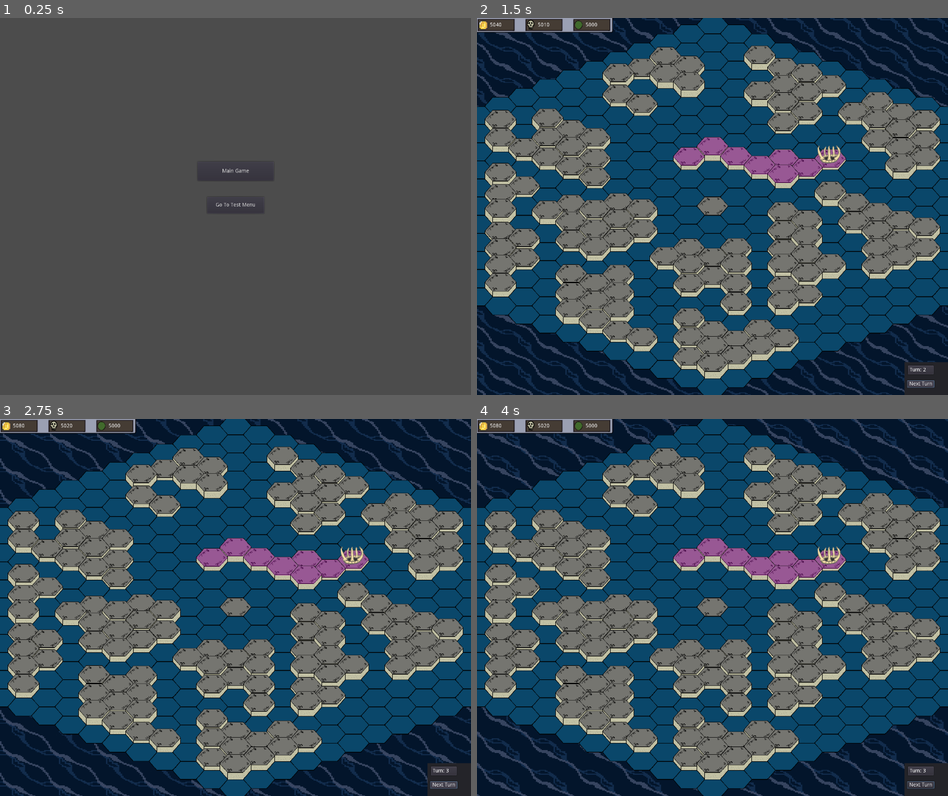
Above: before the commit, frames 1-4 (two rows, left to right).
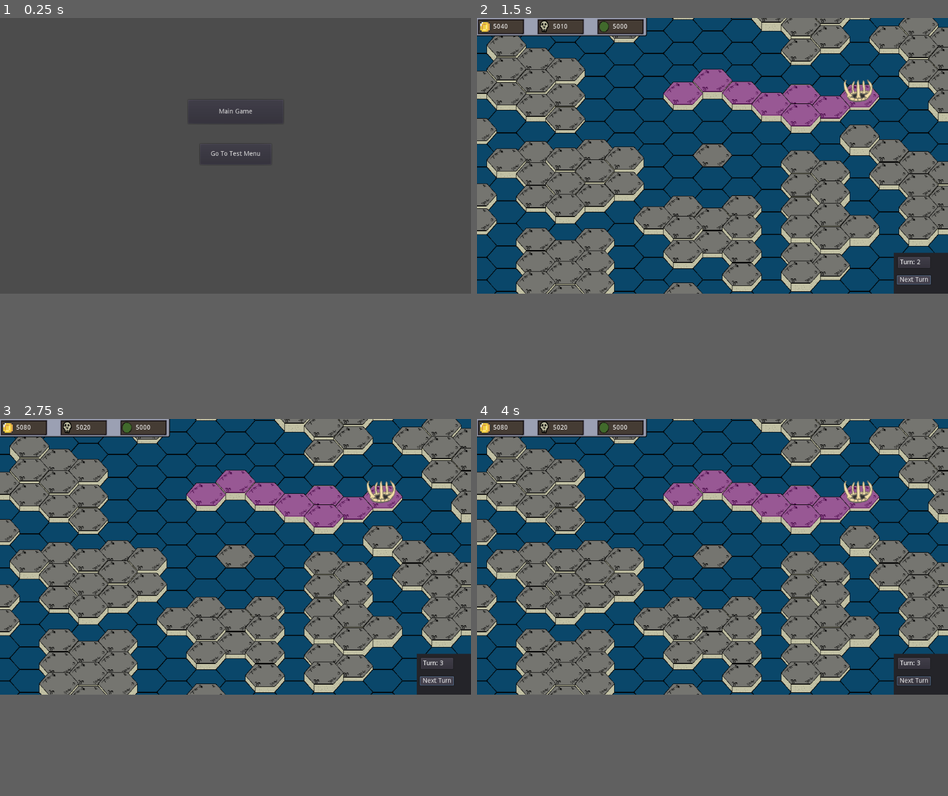
Above: after the commit, the same moments.

Repository: thecaptaincarrot/Sluglords-Of-Undeath
Game: Godot game, scene res://TitleScreen.tscn
Two runs of this game, one before a commit and one after it. Both use one fixed random seed, a clock stepped at 60 frames per second and the inputs below.
Inputs (mouse positions are in pixels of both pictures, inside the frame that each line leads up to):
- Up to frame 1 (0.25 s): no input
- Up to frame 2 (1.5 s): click "Main Game" at 0.5 s; click "Next Turn" at 1.25 s
- Up to frame 3 (2.75 s): click "Next Turn" at 2 s
- Up to frame 4 (4 s): drag from (500, 509) to (500, 611) at 2.77 s; drag from (500, 520) to (500, 633) at 3.52 s
In our replay, the window is 800x640 before the commit and 800x468 after it. These sizes can differ from the game's own. Grey fills any space a smaller window leaves; there, only what the larger window draws over its background counts as a difference.

The runs differ from the first frame. In frame 1, 0.2% of the frame differs, in the area x 41-60%, y 24-52%; in frame 2, 70%; in frame 3, 70%; in frame 4, 70%, in the area x 0-100%, y 0-100%.

Commit message:
Double clicking on a selected hex will open the island menu
It's built on spaghetti, but that spaghetti is hearty and delicious

Diff:
--- a/Hexes/Hex.tscn
+++ b/Hexes/Hex.tscn
@@ -46,19 +46,19 @@
 visible = false
 
 [node name="Selectionhex0" type="Polygon2D" parent="HeightSensitive/SelectionPolys"]
-color = Color( 0.956863, 0.905882, 0.101961, 0.803922 )
+color = Color( 1, 0.984314, 0, 0.498039 )
 
 [node name="Selectionhex1" type="Polygon2D" parent="HeightSensitive/SelectionPolys"]
-color = Color( 0.956863, 0.905882, 0.101961, 0.803922 )
+color = Color( 1, 0.984314, 0, 0.498039 )
 
 [node name="Selectionhex2" type="Polygon2D" parent="HeightSensitive/SelectionPolys"]
-color = Color( 0.956863, 0.905882, 0.101961, 0.803922 )
+color = Color( 1, 0.984314, 0, 0.498039 )
 
 [node name="Selectionhex3" type="Polygon2D" parent="HeightSensitive/SelectionPolys"]
-color = Color( 0.956863, 0.905882, 0.101961, 0.803922 )
+color = Color( 1, 0.984314, 0, 0.498039 )
 
 [node name="Selectionhex4" type="Polygon2D" parent="HeightSensitive/SelectionPolys"]
-color = Color( 0.956863, 0.905882, 0.101961, 0.803922 )
+color = Color( 1, 0.984314, 0, 0.498039 )
 
 [node name="Selectionhex5" type="Polygon2D" parent="HeightSensitive/SelectionPolys"]
-color = Color( 0.956863, 0.905882, 0.101961, 0.803922 )
+color = Color( 1, 0.984314, 0, 0.498039 )
--- a/Hexes/Scripts/Hex.gd
+++ b/Hexes/Scripts/Hex.gd
@@ -35,6 +35,7 @@
 
 var feature
 
+var is_selected = false
 var sea_facing
 # Called when the node enters the scene tree for the first time.
 func _ready():
@@ -124,10 +125,12 @@
 
 
 func select():
+	is_selected = true
 	$HeightSensitive/SelectionPolys.show()
 
 
 func deselect():
+	is_selected = false
 	$HeightSensitive/SelectionPolys.hide()
 
 #Update functions
--- a/Hexes/Scripts/Island.gd
+++ b/Hexes/Scripts/Island.gd
@@ -15,6 +15,8 @@
 var undead_queue = [] #array of the undead queue
 
 var recruitment_capacity = 2
+
+var is_selected = false
 
 # Called when the node enters the scene tree for the first time.
 func _ready():
--- a/MainNodes/OwnedHexMenus.gd
+++ b/MainNodes/OwnedHexMenus.gd
@@ -18,7 +18,7 @@
 
 
 func _input(event):
-	if (event is InputEventMouseButton) and event.pressed and is_visible():
+	if event.is_action_pressed("ui_left_click") and event.pressed and is_visible():
 		var evLocal
 		var clicked_in_rect = false
 
@@ -34,13 +34,24 @@
 
 
 func new_hex_selected(new_hex):
-	$OwnedHexTabs.current_tab = 0
+	if island != null:
+		for N in island.get_hexes():
+			N.deselect() #Should this be a signal? hmmmmm
+
+	if new_hex == hex and !island.is_selected:
+		$OwnedHexTabs.current_tab = 1
+		for N in island.get_hexes():
+			N.select()
+	else:
+		$OwnedHexTabs.current_tab = 0
+		if hex != null:
+			hex.deselect()
+
 	hex = new_hex
 	island = new_hex.island
 	faction = island.faction_owner #This should ALWAYS be the player faction...
 
-	for N in island.get_hexes():
-		N.deselect() #Should this be a signal? hmmmmm
+
 
 	hex.select()
 
@@ -81,9 +92,11 @@
 func _on_OwnedHexTabs_tab_changed(tab):
 	close_all_but_main()
 	if tab == 0:
+		island.is_selected = false
 		for N in island.get_hexes():
 			N.deselect()
 		hex.select()
 	elif tab == 1:
+		island.is_selected = true
 		for N in island.get_hexes():
 			N.select()
--- a/project.godot
+++ b/project.godot
@@ -31,11 +31,6 @@
 [debug]
 
 gdscript/warnings/integer_division=false
-
-[display]
-
-window/size/width=1280
-window/size/height=1024
 
 [importer_defaults]
 
